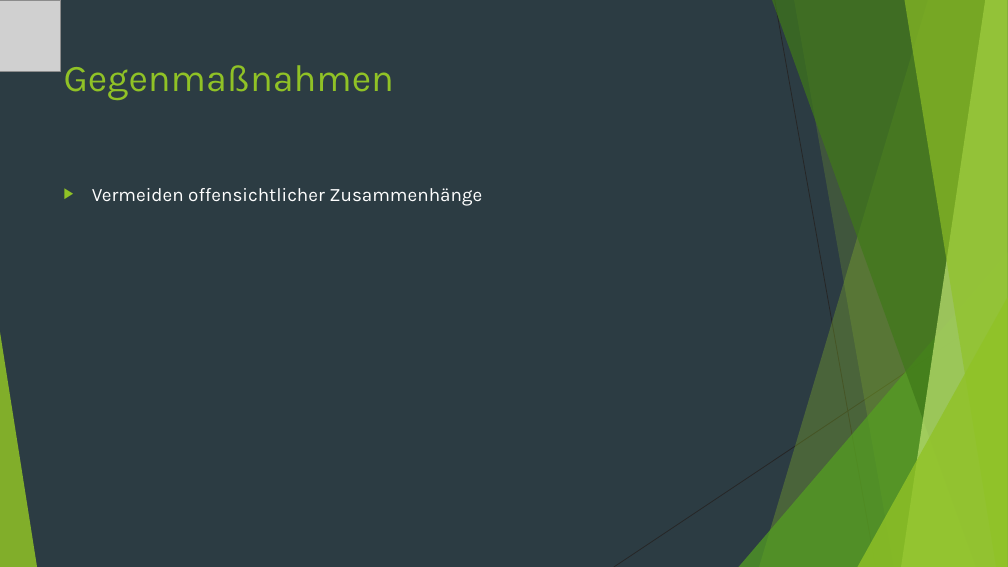
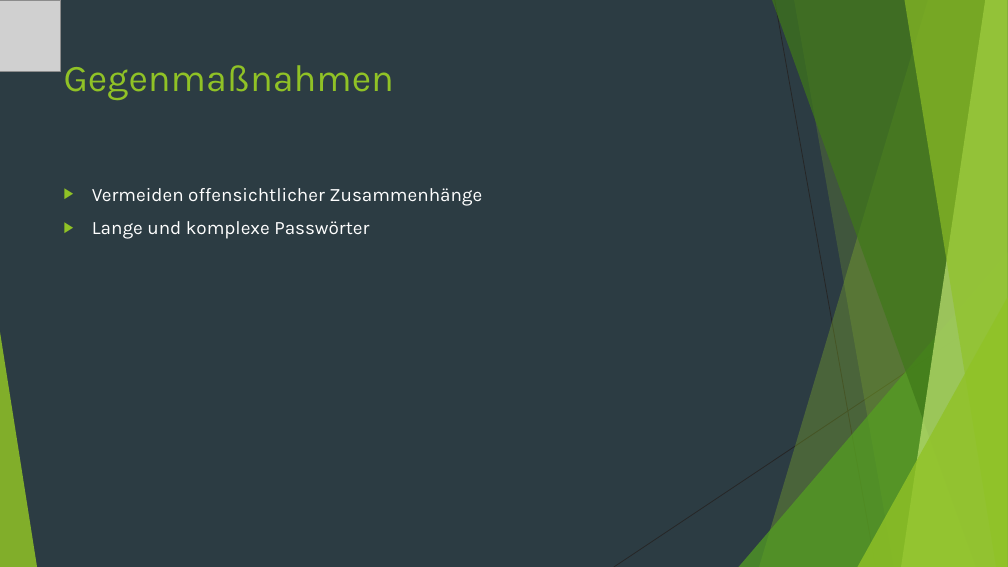
Before and after one commit to StefanSchuck/JohnTheRipperVortrag, a slide deck: slide 16 of Vortrag.pptx (slide 14 before the commit). Drawn at 1008x567 pixels with LibreOffice and Linux fonts; fonts in the diff are those of the drawing; grey boxes stand for pictures. Boxes give left, top, right and bottom in pixels: in the first picture for what was removed or moved away, otherwise in the second. Text is boxed around its words. In the diff, an @@ line names an element or a change of style, - is before the commit and + after.

```diff
--- a/Vortrag.pptx
+++ b/Vortrag.pptx
@@ text at (92, 221, 369, 239): paragraph added @@
+▶ Lange und komplexe Passwörter
```
Also in this commit, not shown: 1 other slide changed, 3 slides added, 4 other files.
